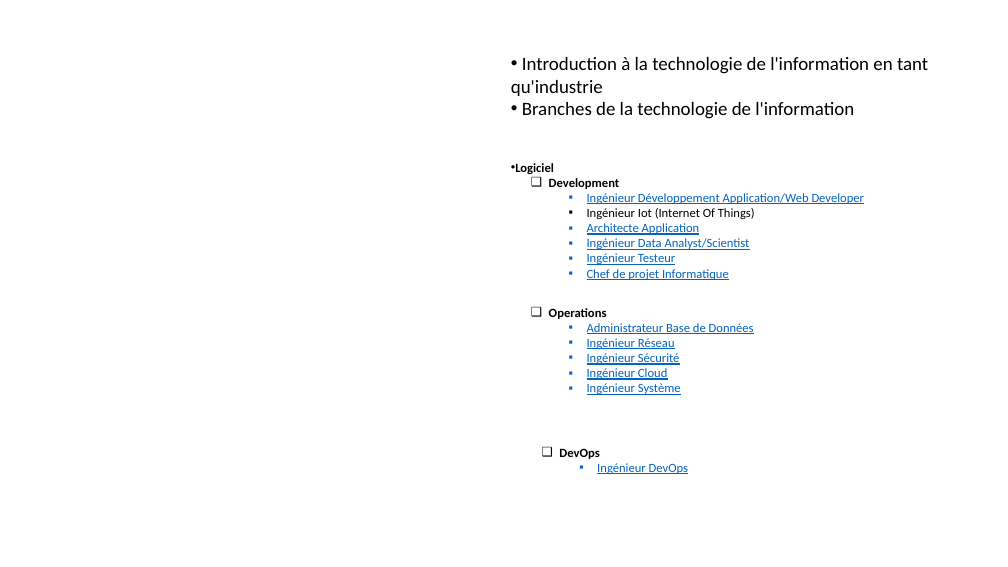
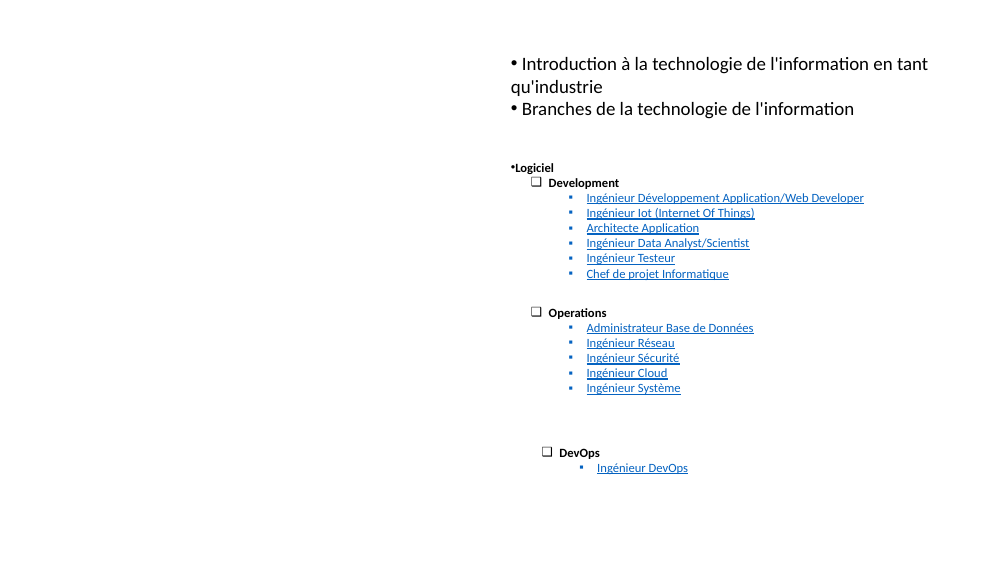
Before and after one commit to Solifred38/cv, a slide deck: slide 2 of Profils_jobs_it.pptx. Drawn at 1008x567 pixels with LibreOffice and Linux fonts; fonts in the diff are those of the drawing; background and template pictures are left out. Boxes give left, top, right and bottom in pixels: in the first picture for what was removed or moved away, otherwise in the second. Text is boxed around its words. In the diff, an @@ line names an element or a change of style, - is before the commit and + after.

```diff
--- a/Profils_jobs_it.pptx
+++ b/Profils_jobs_it.pptx
@@ text at bbox=[587, 208, 755, 220]: text colour #000000 to #0563C1, underline on in "Ingénieur Iot (Internet Of Things)" @@
```
Also in this commit, not shown: 12 other slides changed.
